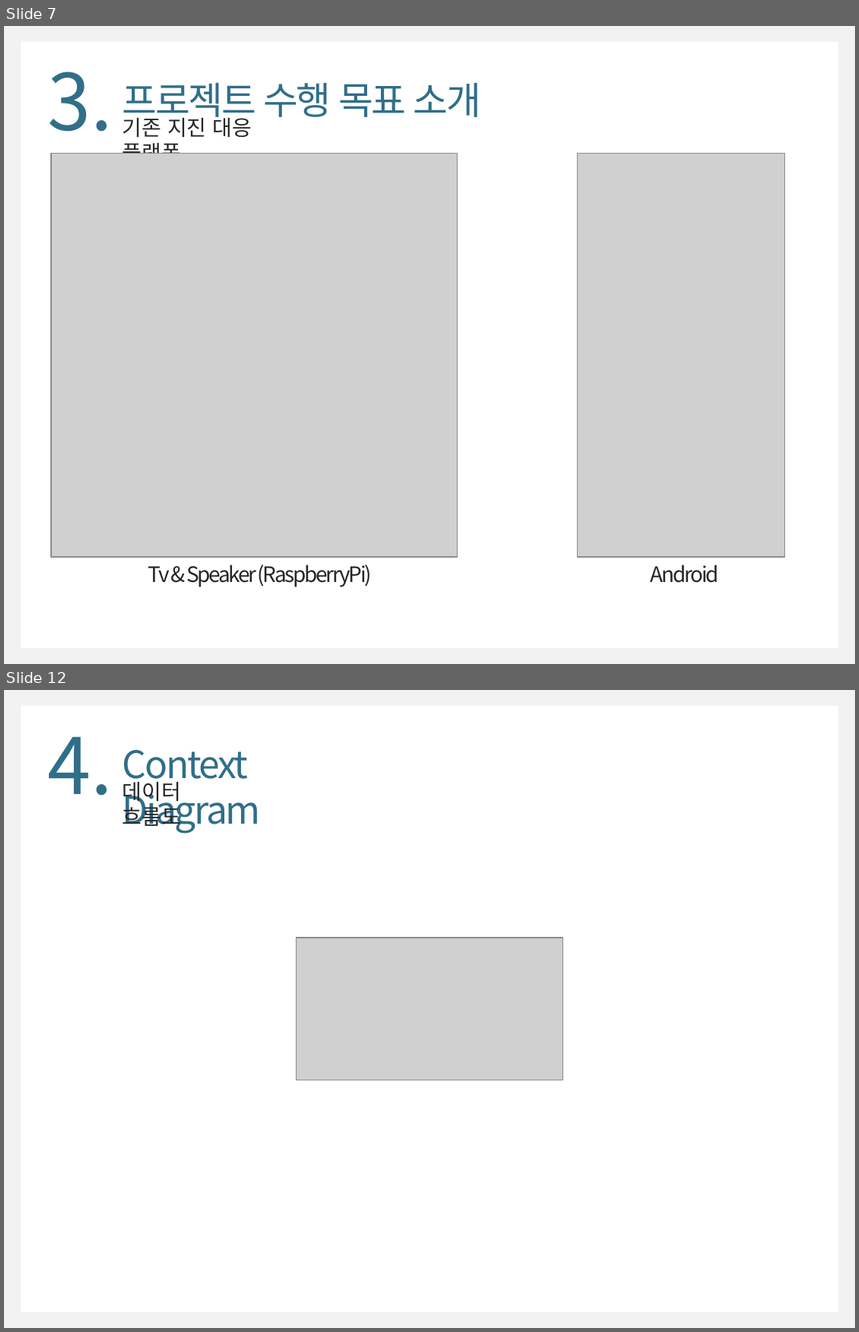
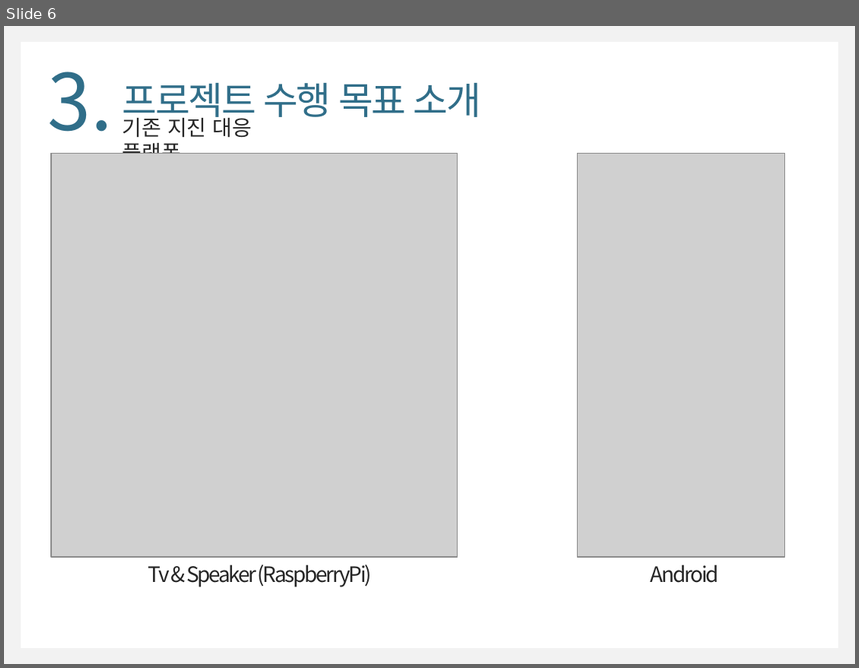
Before and after one commit to WongyuLee/KNU_SoftwareEngineering_2Team, a slide deck: doc/SoftwareEngineering_2Team(최종).pptx. Shown one above the other, each under a label of ours: slides 7 and 12 before the commit, slide 6 after it; the slides between them are not shown. The pictures are 859x1332 and 859x668 pixels, drawn with LibreOffice and Linux fonts; fonts in the diff are those of the drawing; grey boxes stand for pictures. Boxes give left, top, right and bottom in pixels: in the first picture for what was removed or moved away, otherwise in the second. Text is boxed around its words. In the diff, an @@ line names an element or a change of style, - is before the commit and + after.

```diff
--- a/doc/SoftwareEngineering_2Team(최종).pptx
+++ b/doc/SoftwareEngineering_2Team(최종).pptx
@@ slide 12 removed at (4,690,855,1328), background #F2F2F2; not listed: 1 template element that a slide beside it also shows @@
@@ text removed at (48,736,113,796) @@
-4.
@@ text removed at (123,750,261,834) @@
-Context Diagram
@@ text removed at (123,778,181,831) @@
-데이터 흐름도
@@ picture removed at (296,938,563,1081) @@
@@ what was slide 7 is now slide 6 @@
```
Also in this commit, not shown: 6 slides changed, 6 slides added, 4 other slides removed, 2 other files.
